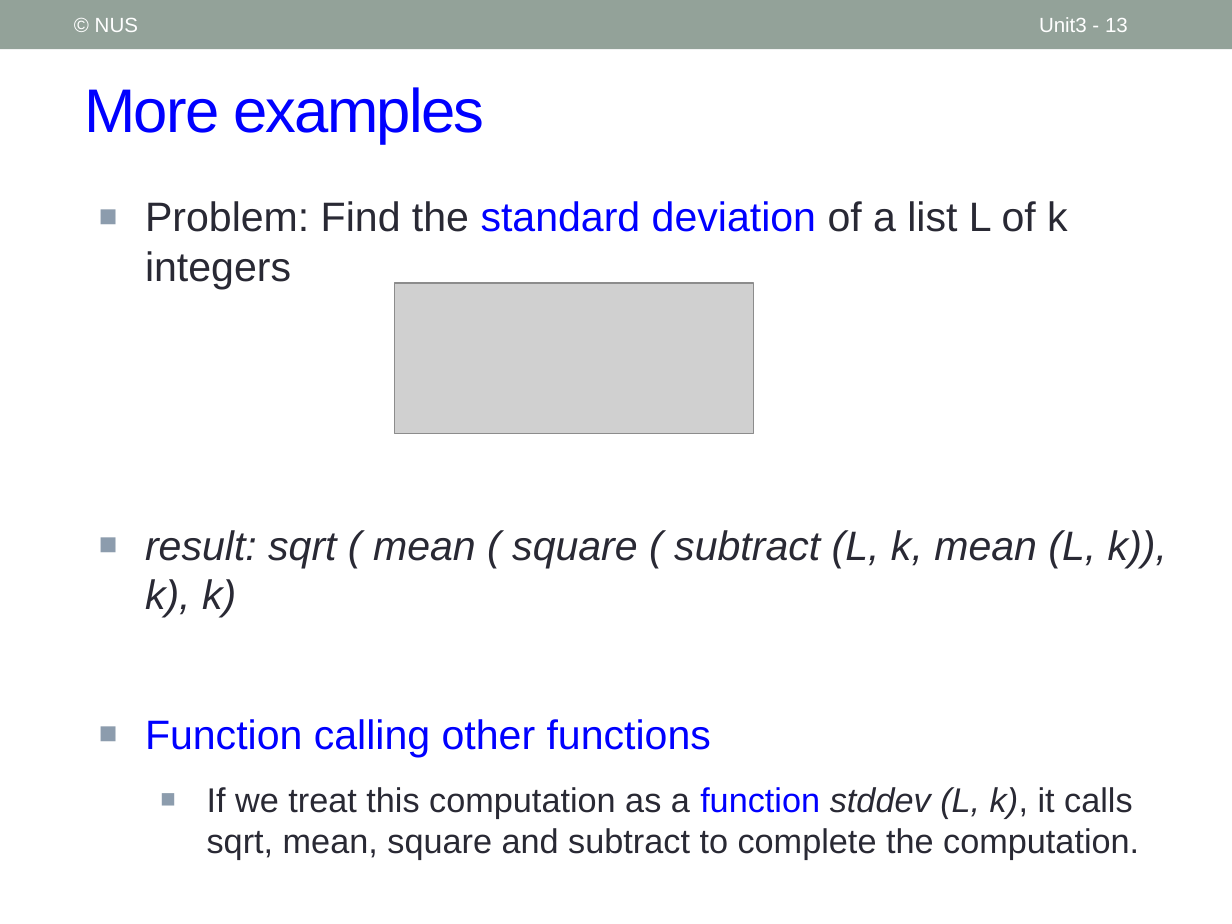
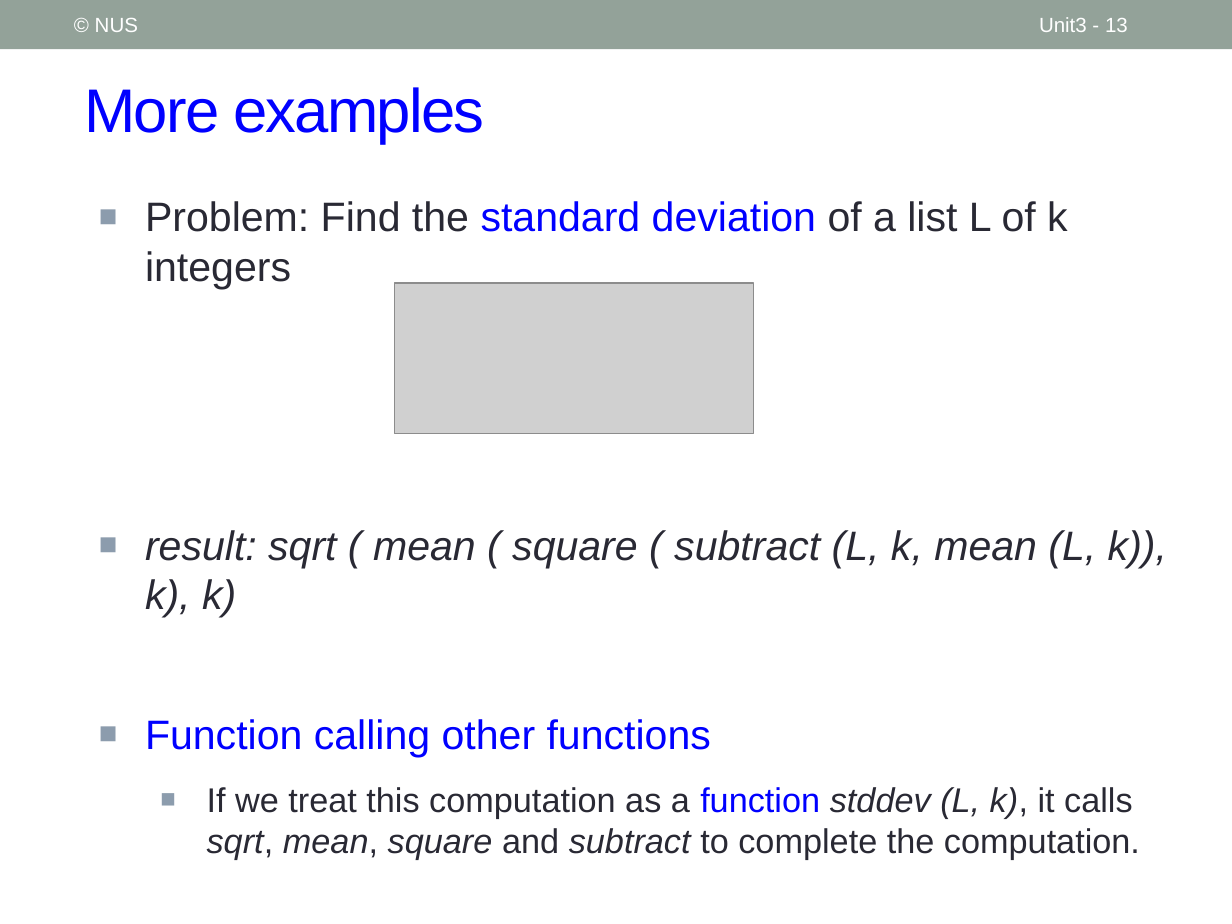
Before and after one commit to nus-cs1010-2021-s2/website, a slide deck: slide 13 of slides/Unit3_Functions.pptx. Drawn at 1232x924 pixels with LibreOffice and Linux fonts; fonts in the diff are those of the drawing; grey boxes stand for pictures. Boxes give left, top, right and bottom in pixels: in the first picture for what was removed or moved away, otherwise in the second. Text is boxed around its words. In the diff, an @@ line names an element or a change of style, - is before the commit and + after.

```diff
--- a/slides/Unit3_Functions.pptx
+++ b/slides/Unit3_Functions.pptx
@@ text at box(207, 787, 1140, 859): italic on in "sqrt, mean, square subtract" @@
```
Also in this commit, not shown: 3 other slides changed, 3 slides added, 6 other files.
